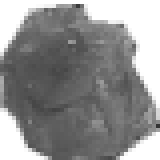
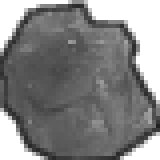
Two versions of the same layered image (160px x 160px). Layer-by-layer changes:
added layer "outline" above "Pasted Layer" over [0, 0, 160, 160]
